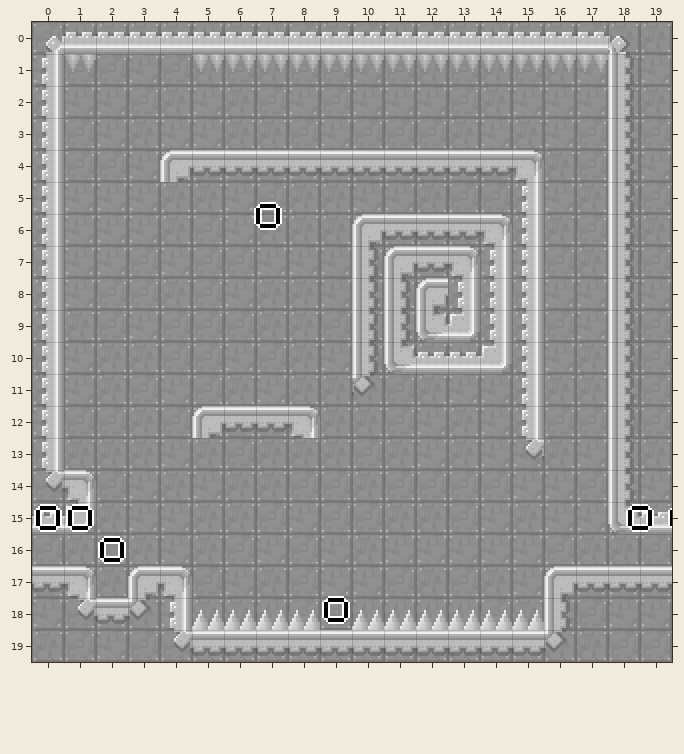
Tiled map (JSON) -- Assets/levels/level3.json. The first picture shows the starting point.
Cells are 16x16 px. Shown: x 0..19, y 0..19.
And afterwards:
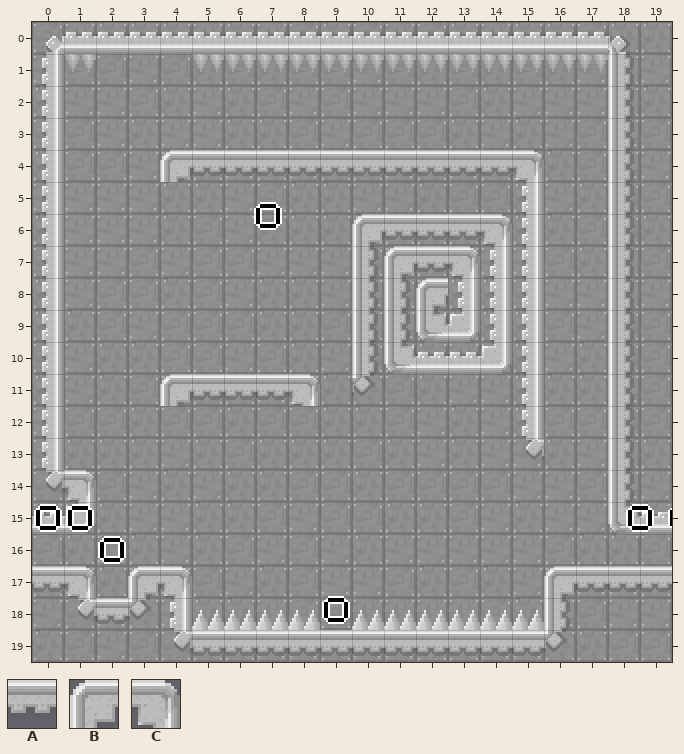
Key: from "TileSet": A 10, B 22, C 23.
_ is an empty cell.
Change:
Layer "main":
Tile A is added in row 11 at x 5 to 7.
Tile B is added in row 11 at x 4.
Tile C is added in row 11 at x 8.
The edit erases tile A in row 12 at x 6 to 7.
The edit erases tile B in row 12 at x 5.
The edit erases tile C in row 12 at x 8.
